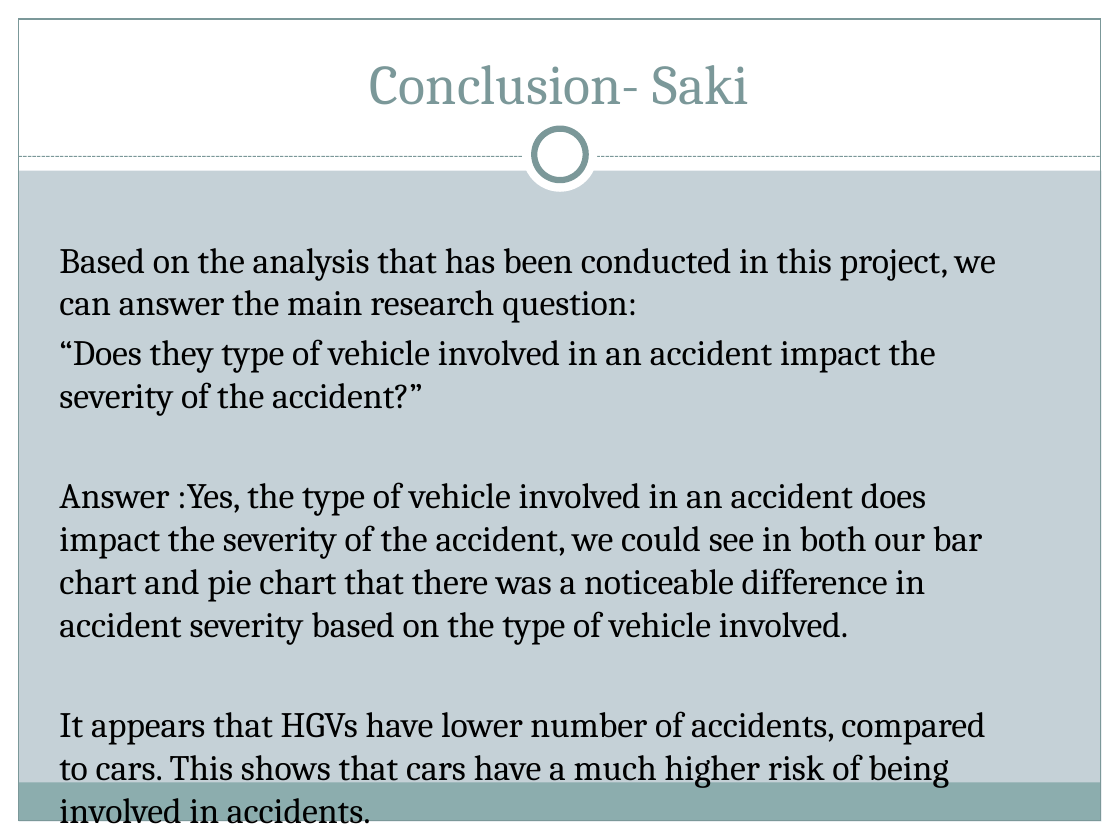
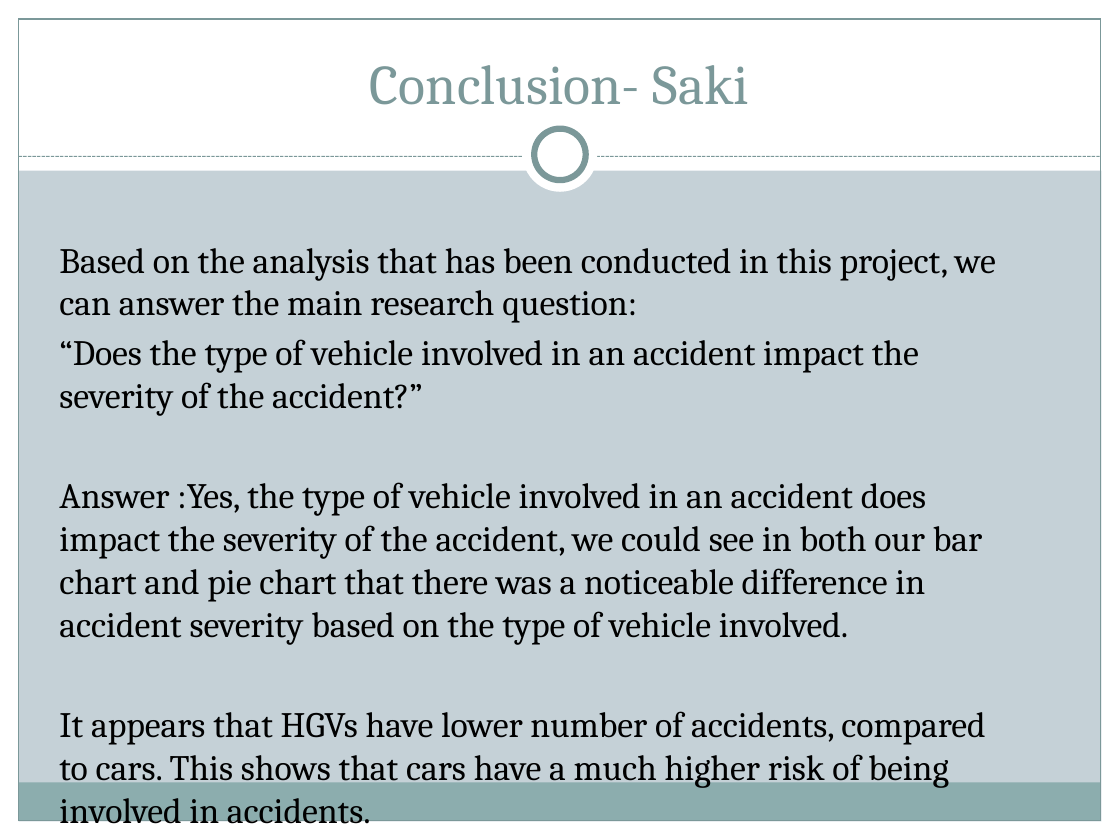
Before and after one commit to HabibR101/Project_1, a slide deck: slide 22 of Car Accidents Data Analysis.pptx. Drawn at 1120x840 pixels with LibreOffice and Linux fonts; fonts in the diff are those of the drawing. Boxes give left, top, right and bottom in pixels: in the first picture for what was removed or moved away, otherwise in the second. Text is boxed around its words. In the diff, an @@ line names an element or a change of style, - is before the commit and + after.

Commit message:
typo

```diff
--- a/Car Accidents Data Analysis.pptx
+++ b/Car Accidents Data Analysis.pptx
@@ text at [59, 339, 919, 416]: text changed @@
-“Does they type of vehicle involved in an accident impact the severity of the accident?”
+“Does the type of vehicle involved in an accident impact the severity of the accident?”
```
